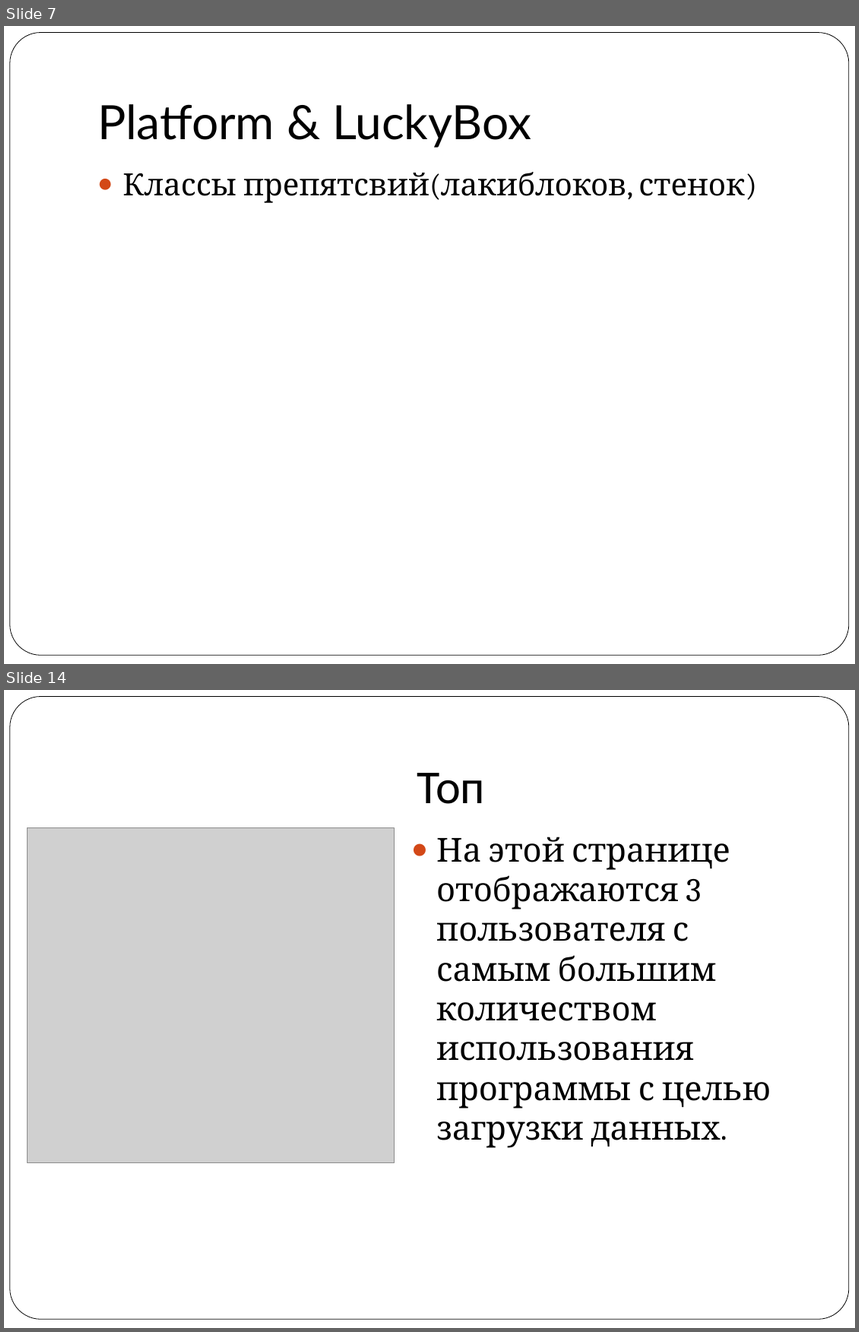
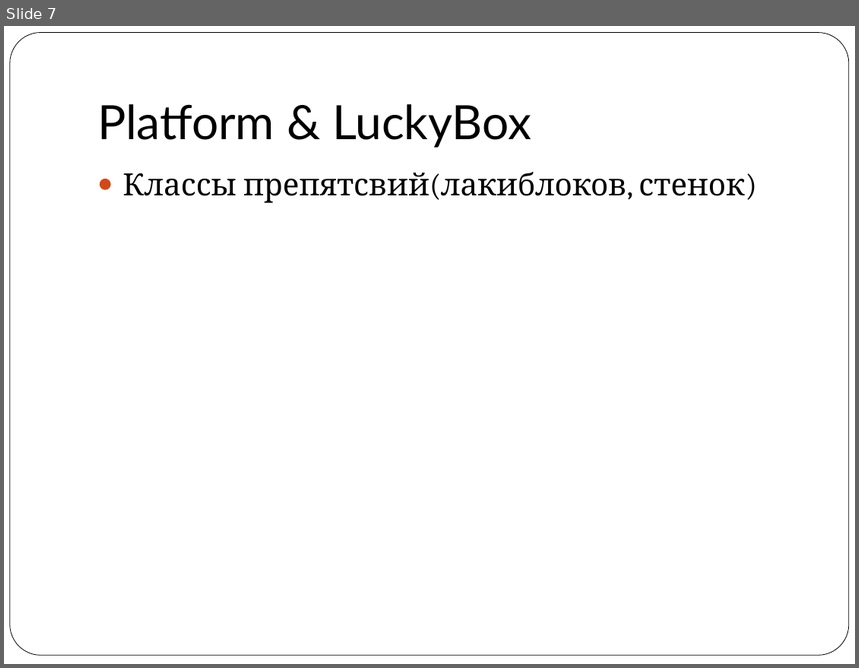
Before and after one commit to vitaly06/SuperMario, a slide deck: piton.ppt. Shown one above the other, each under a label of ours: slides 7 and 14 before the commit, slide 7 after it; the slides between them are not shown. The pictures are 859x1332 and 859x668 pixels, drawn with LibreOffice and Linux fonts; fonts in the diff are those of the drawing; grey boxes stand for pictures. Boxes give left, top, right and bottom in pixels: in the first picture for what was removed or moved away, otherwise in the second. Text is boxed around its words. In the diff, an @@ line names an element or a change of style, - is before the commit and + after.

```diff
--- a/piton.ppt
+++ b/piton.ppt
@@ slide 14 removed at bbox=[4, 690, 855, 1328], background #FFFFFF; not listed: 1 template element that a slide beside it also shows @@
@@ title removed at bbox=[417, 773, 485, 804] @@
-Топ
@@ picture removed at bbox=[27, 828, 394, 1163] @@
@@ text removed at bbox=[436, 837, 771, 1148] @@
-● На этой странице отображаются 3 пользователя с самым большим количеством использования программы с целью загрузки данных.
```
Also in this commit, not shown: 2 slides changed, 4 slides added, 7 other slides removed.
